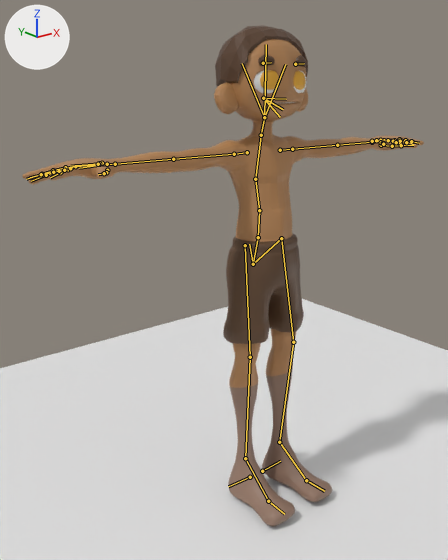
Renders of the Blender file Blender/PLAYER #1.blend from each side of a commit.
Before and after are seen from a 50 mm camera at (-10.65, -11.24, 10.26) aimed at (-0.99, 0.84, 5.43). Lighting does not change. The marker at upper left points along +X, +Y and +Z. The bones that bend it are drawn over the model as lines.

Names of what the first picture shows: 'Body', 'BottomTeeth', 'Ears', 'EyeWhite', 'EyeWhite.001', 'HairHead', 'eyebrows', 'ground'.
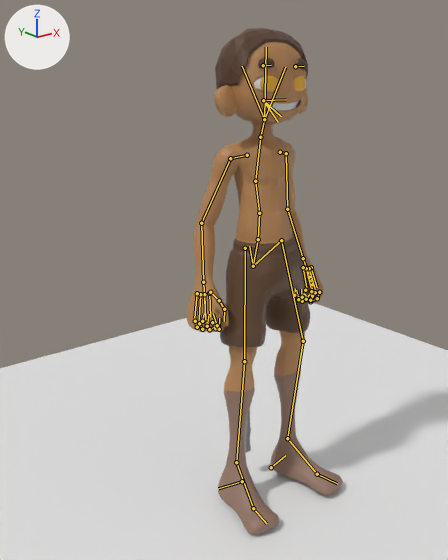
The newer file adds an action. The first version stands in its rest pose; the second is drawn at frame 1 of the action 'idel.001'.

Changed parts and their boxes (x1, y1, x2, y2) in the pictures (448 x 560 px):
'Body', posed (61% narrower)
    before: (22, 39, 424, 526)
    after: (187, 42, 343, 535)
'HairHead', posed
    before: (215, 26, 308, 87)
    after: (215, 28, 308, 89)
'Ears', posed
    before: (214, 83, 308, 114)
    after: (214, 85, 308, 117)
'eyebrows', posed
    before: (258, 54, 307, 67)
    after: (258, 56, 307, 69)
bone 'spine', root to tip
    before: (253, 264) to (258, 237)
    after: (253, 266) to (258, 239)
bone 'JAW', root to tip
    before: (263, 98) to (280, 117)
    after: (263, 100) to (278, 122)
bone 'shoulder.L', root to tip
    before: (280, 150) to (292, 149)
    after: (280, 152) to (286, 153)
bone 'hand.L', root to tip
    before: (372, 142) to (386, 140)
    after: (303, 258) to (311, 280)
bone 'f_index.01.L', root to tip
    before: (399, 139) to (405, 140)
    after: (319, 292) to (317, 298)
bone 'f_index.02.L', root to tip
    before: (405, 140) to (411, 141)
    after: (317, 298) to (310, 301)
bone 'f_index.03.L', root to tip
    before: (411, 141) to (419, 143)
    after: (310, 301) to (304, 294)
bone 'thumb.01.L', root to tip
    before: (381, 145) to (392, 146)
    after: (305, 268) to (309, 277)
bone 'thumb.03.L', root to tip
    before: (401, 145) to (413, 145)
    after: (312, 284) to (311, 296)
bone 'f_middle.01.L', root to tip
    before: (394, 140) to (400, 141)
    after: (315, 292) to (310, 300)
bone 'f_middle.02.L', root to tip
    before: (400, 141) to (406, 142)
    after: (310, 300) to (302, 301)
bone 'f_middle.03.L', root to tip
    before: (406, 142) to (414, 144)
    after: (302, 301) to (301, 289)
bone 'f_ring.01.L', root to tip
    before: (388, 140) to (393, 141)
    after: (311, 291) to (306, 299)
bone 'f_ring.02.L', root to tip
    before: (393, 141) to (396, 142)
    after: (306, 299) to (298, 299)
bone 'f_ring.03.L', root to tip
    before: (396, 142) to (401, 144)
    after: (298, 299) to (296, 290)
bone 'f_pinky.01.L', root to tip
    before: (381, 142) to (383, 143)
    after: (305, 290) to (302, 297)
bone 'f_pinky.02.L', root to tip
    before: (383, 143) to (383, 144)
    after: (302, 297) to (294, 295)
bone 'f_pinky.03.L', root to tip
    before: (383, 144) to (384, 145)
    after: (294, 295) to (295, 288)
bone 'shoulder.R', root to tip
    before: (247, 152) to (234, 154)
    after: (247, 155) to (230, 158)
bone 'hand.R', root to tip
    before: (115, 164) to (86, 166)
    after: (203, 282) to (205, 308)
bone 'f_index.01.R', root to tip
    before: (75, 166) to (68, 169)
    after: (212, 322) to (215, 328)
bone 'f_index.02.R', root to tip
    before: (68, 169) to (60, 172)
    after: (215, 328) to (219, 329)
bone 'f_index.03.R', root to tip
    before: (60, 172) to (50, 177)
    after: (219, 329) to (219, 318)
bone 'thumb.01.R', root to tip
    before: (107, 170) to (106, 172)
    after: (210, 292) to (219, 300)
bone 'thumb.03.R', root to tip
    before: (104, 173) to (98, 174)
    after: (224, 309) to (224, 321)
bone 'f_middle.01.R', root to tip
    before: (70, 168) to (59, 171)
    after: (207, 323) to (209, 329)
bone 'f_middle.02.R', root to tip
    before: (59, 171) to (46, 175)
    after: (209, 329) to (217, 325)
bone 'f_middle.03.R', root to tip
    before: (46, 175) to (31, 181)
    after: (217, 325) to (213, 313)
bone 'f_ring.01.R', root to tip
    before: (65, 167) to (53, 170)
    after: (199, 323) to (202, 329)
bone 'f_ring.02.R', root to tip
    before: (53, 170) to (42, 174)
    after: (202, 329) to (207, 326)
bone 'f_ring.03.R', root to tip
    before: (42, 174) to (26, 179)
    after: (207, 326) to (209, 314)
bone 'f_pinky.01.R', root to tip
    before: (64, 170) to (53, 172)
    after: (195, 321) to (197, 327)
bone 'f_pinky.02.R', root to tip
    before: (53, 172) to (41, 174)
    after: (197, 327) to (202, 321)
bone 'f_pinky.03.R', root to tip
    before: (41, 174) to (30, 177)
    after: (202, 321) to (204, 313)

What the commit changed:
Bone 'spine' (bone_spine) moves from (0.0, 0.0, 0.0) to (0.0, -0.01, 0.003).
Bone 'JAW' (bone_jaw) turns from (0, 0, 0) to (7, 0, 0) degrees about its own x, y and z.
Bone 'Lip Cont' (bone_lip_cont) moves from (0.0, 0.0, 0.0) to (0.0, 0.019, 0.037).
Bone 'topEyeBrow.L' (bone_topeyebrow_l) moves from (0.0, 0.0, 0.0) to (0.0, 0.0, 0.008).
Bone 'shoulder.L' (bone_shoulder_l) turns from (0, 0, 0) to (-11, 9, 26) degrees about its own x, y and z.
Bone 'hand.L' (bone_hand_l) turns from (0, 0, 0) to (-4, 1, 0) degrees about its own x, y and z.
Bone 'f_index.01.L' (bone_f_index_01_l) moves from (0.0, 0.0, 0.0) to (0.002, 0.006, 0.004).
Bone 'f_index.01.L' (bone_f_index_01_l) turns from (0, 0, 0) to (33, 21, -19) degrees about its own x, y and z.
Bone 'f_index.02.L' (bone_f_index_02_l) turns from (0, 0, 0) to (45, 13, 13) degrees about its own x, y and z.
Bone 'f_index.03.L' (bone_f_index_03_l) turns from (0, 0, 0) to (69, -17, 11) degrees about its own x, y and z.
Bone 'thumb.01.L' (bone_thumb_01_l) turns from (0, 0, 0) to (24, -2, 4) degrees about its own x, y and z.
Bone 'thumb.03.L' (bone_thumb_03_l) turns from (0, 0, 0) to (43, -12, -4) degrees about its own x, y and z.
Bone 'f_middle.01.L' (bone_f_middle_01_l) moves from (0.0, 0.0, 0.0) to (0.001, 0.004, 0.002).
Bone 'f_middle.01.L' (bone_f_middle_01_l) turns from (0, 0, 0) to (44, 25, -8) degrees about its own x, y and z.
Bone 'f_middle.02.L' (bone_f_middle_02_l) turns from (0, 0, 0) to (55, 7, 38) degrees about its own x, y and z.
Bone 'f_middle.03.L' (bone_f_middle_03_l) turns from (0, 0, 0) to (74, -22, 35) degrees about its own x, y and z.
Bone 'f_ring.01.L' (bone_f_ring_01_l) moves from (0.0, 0.0, 0.0) to (0.0, 0.001, 0.0).
Bone 'f_ring.01.L' (bone_f_ring_01_l) turns from (0, 0, 0) to (44, 17, -11) degrees about its own x, y and z.
Bone 'f_ring.02.L' (bone_f_ring_02_l) turns from (0, 0, 0) to (45, 7, 6) degrees about its own x, y and z.
Bone 'f_ring.03.L' (bone_f_ring_03_l) turns from (0, 0, 0) to (81, -10, -25) degrees about its own x, y and z.
Bone 'f_pinky.01.L' (bone_f_pinky_01_l) turns from (0, 0, 0) to (35, -6, -8) degrees about its own x, y and z.
Bone 'f_pinky.02.L' (bone_f_pinky_02_l) turns from (0, 0, 0) to (73, 18, -15) degrees about its own x, y and z.
Bone 'f_pinky.03.L' (bone_f_pinky_03_l) turns from (0, 0, 0) to (58, -7, -43) degrees about its own x, y and z.
Bone 'shoulder.R' (bone_shoulder_r) turns from (0, 0, 0) to (-11, -9, -26) degrees about its own x, y and z.
Bone 'hand.R' (bone_hand_r) turns from (0, 0, 0) to (-4, -1, 0) degrees about its own x, y and z.
Bone 'f_index.01.R' (bone_f_index_01_r) moves from (0.0, 0.0, 0.0) to (-0.002, 0.006, 0.004).
Bone 'f_index.01.R' (bone_f_index_01_r) turns from (0, 0, 0) to (33, -21, 19) degrees about its own x, y and z.
Bone 'f_index.02.R' (bone_f_index_02_r) turns from (0, 0, 0) to (45, -13, -13) degrees about its own x, y and z.
Bone 'f_index.03.R' (bone_f_index_03_r) turns from (0, 0, 0) to (69, 17, -11) degrees about its own x, y and z.
Bone 'thumb.01.R' (bone_thumb_01_r) turns from (0, 0, 0) to (24, 2, -4) degrees about its own x, y and z.
Bone 'thumb.03.R' (bone_thumb_03_r) turns from (0, 0, 0) to (43, 12, 4) degrees about its own x, y and z.
Bone 'f_middle.01.R' (bone_f_middle_01_r) moves from (0.0, 0.0, 0.0) to (-0.001, 0.004, 0.002).
Bone 'f_middle.01.R' (bone_f_middle_01_r) turns from (0, 0, 0) to (44, -25, 8) degrees about its own x, y and z.
Bone 'f_middle.02.R' (bone_f_middle_02_r) turns from (0, 0, 0) to (55, -7, -38) degrees about its own x, y and z.
Bone 'f_middle.03.R' (bone_f_middle_03_r) turns from (0, 0, 0) to (74, 22, -35) degrees about its own x, y and z.
Bone 'f_ring.01.R' (bone_f_ring_01_r) moves from (0.0, 0.0, 0.0) to (0.0, 0.001, 0.0).
Bone 'f_ring.01.R' (bone_f_ring_01_r) turns from (0, 0, 0) to (44, -17, 11) degrees about its own x, y and z.
Bone 'f_ring.02.R' (bone_f_ring_02_r) turns from (0, 0, 0) to (45, -7, -6) degrees about its own x, y and z.
Bone 'f_ring.03.R' (bone_f_ring_03_r) turns from (0, 0, 0) to (81, 10, 25) degrees about its own x, y and z.
Bone 'f_pinky.01.R' (bone_f_pinky_01_r) turns from (0, 0, 0) to (35, 6, 8) degrees about its own x, y and z.
Bone 'f_pinky.02.R' (bone_f_pinky_02_r) turns from (0, 0, 0) to (73, -18, 15) degrees about its own x, y and z.
Bone 'f_pinky.03.R' (bone_f_pinky_03_r) turns from (0, 0, 0) to (58, 7, 43) degrees about its own x, y and z.
Bone 'elbow.L' (bone_elbow_l) moves from (0.0, 0.0, 0.0) to (-0.202, -0.055, -0.419).
Bone 'forearm.L.001' (bone_forearm_l_001) moves from (0.0, 0.0, 0.0) to (-0.622, 0.0, -0.712).
Bone 'knee.L' (bone_knee_l) moves from (0.0, 0.0, 0.0) to (0.077, 0.0, 0.0).
Bone 'FootController.L' (bone_footcontroller_l) moves from (0.0, 0.0, 0.0) to (0.063, 0.0, 0.003).
Bone 'elbow.R' (bone_elbow_r) moves from (0.0, 0.0, 0.0) to (0.202, -0.055, -0.419).
Bone 'forearm.R.001' (bone_forearm_r_001) moves from (0.0, 0.0, 0.0) to (0.622, 0.0, -0.712).
Bone 'knee.R' (bone_knee_r) moves from (0.0, 0.0, 0.0) to (-0.077, 0.0, 0.0).
Bone 'FootController.R' (bone_footcontroller_r) moves from (0.0, 0.0, 0.0) to (-0.063, 0.0, 0.003).
